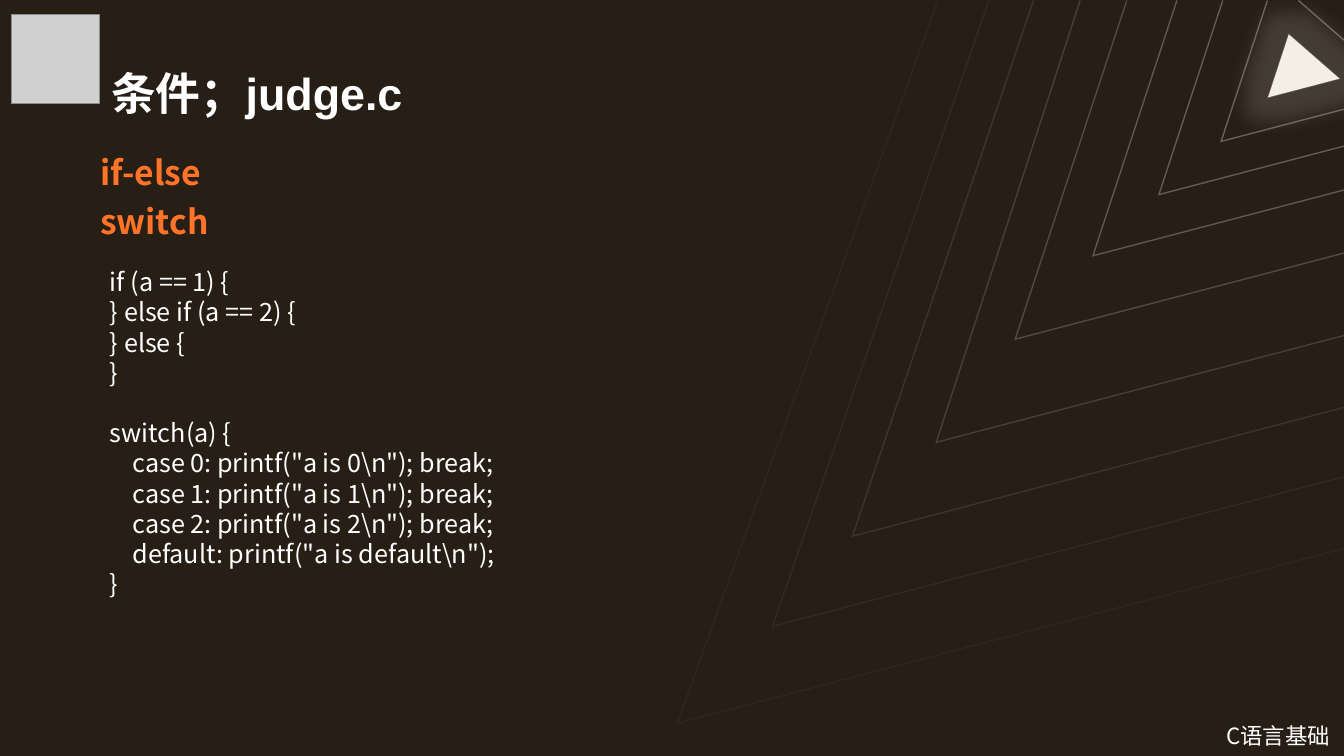
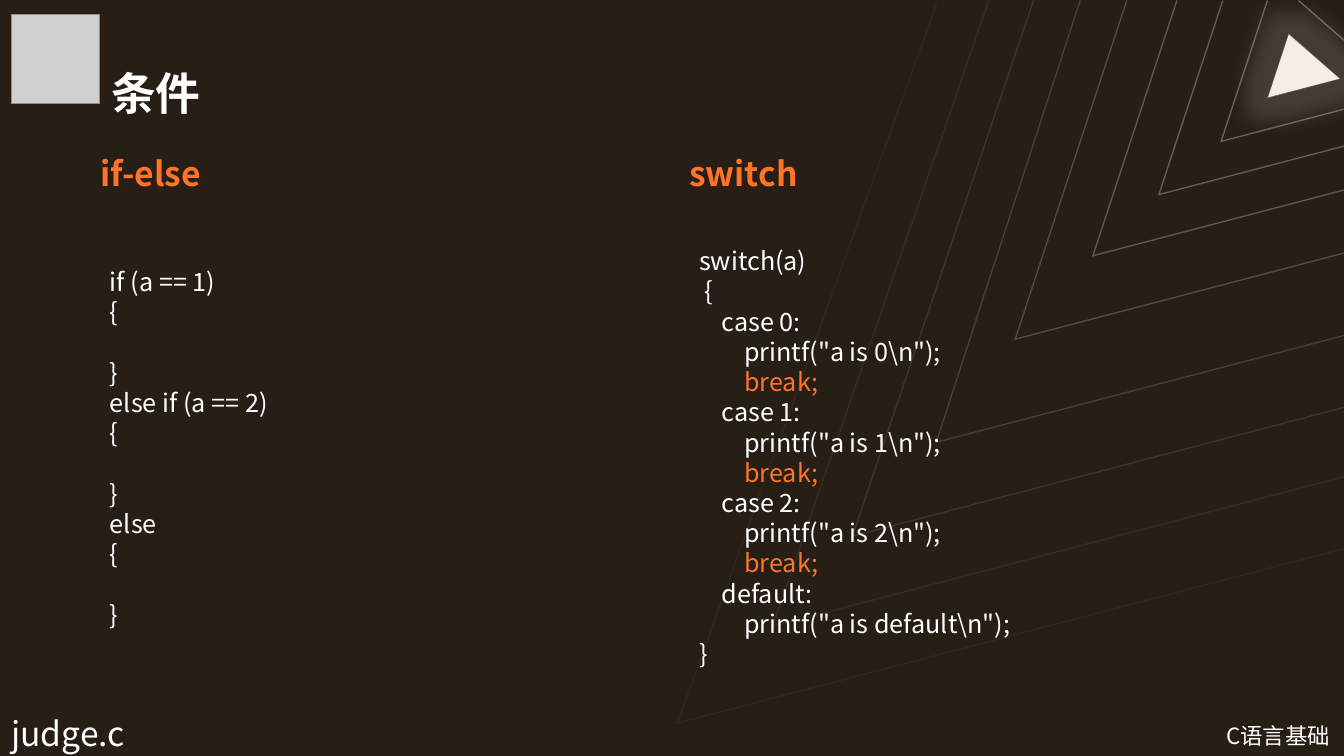
Before and after one commit to Wannerfi/CodingCourse, a slide deck: slide 23 of 2C语言基础.pptx (slide 22 before the commit). Drawn at 1344x756 pixels with LibreOffice and Linux fonts; fonts in the diff are those of the drawing; grey boxes stand for pictures. Boxes give left, top, right and bottom in pixels: in the first picture for what was removed or moved away, otherwise in the second. Text is boxed around its words. In the diff, an @@ line names an element or a change of style, - is before the commit and + after.

Commit message:
update

```diff
--- a/2C语言基础.pptx
+++ b/2C语言基础.pptx
@@ title at (111,72,201,114): text changed @@
-条件；judge.c
+条件
@@ text added at (689,158,798,187), 24 pt, text #FF7429, bold @@
+switch
@@ text at (100,206,209,235): paragraph removed @@
-switch
@@ text added at (699,249,1010,639), 18 pt, text #FFFFFF @@
+switch(a)
+{
+case 0:
+printf("a is 0\n");
+break;
+case 1:
+printf("a is 1\n");
+break;
+case 2:
+printf("a is 2\n");
+break;
+default:
+printf("a is default\n");
+}
@@ text at (110,270,216,296): text changed @@
-if (a == 1) {
-} else if (a == 2) {
-} else {
+if (a == 1)
+{
@@ text at (110,386,267,417): text changed @@
-switch(a) {
-case 0: printf("a is 0\n"); break;
-case 1: printf("a is 1\n"); break;
-case 2: printf("a is 2\n"); break;
-default: printf("a is default\n");
+else if (a == 2)
+{
@@ text at (110,507,157,534): paragraphs added @@
+else
+{
+}
@@ text added at (11,719,125,755), 24 pt, text #FFFFFF @@
+judge.c
```
Also in this commit, not shown: 11 other slides changed, 3 slides added, 2 slides removed.
